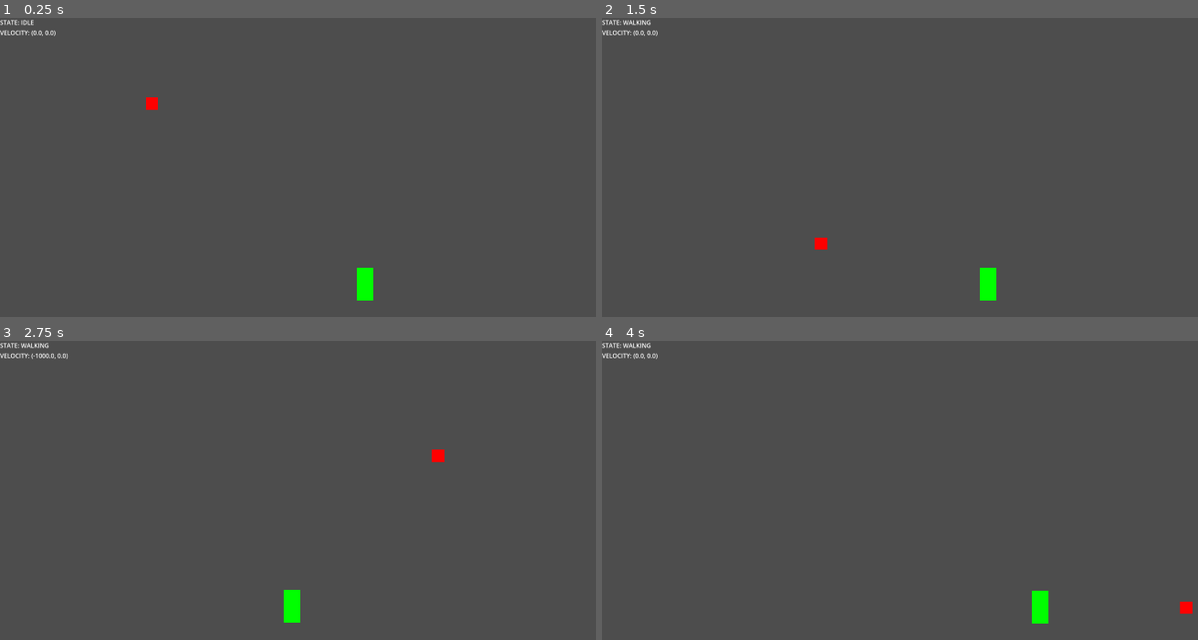
Above: before the commit, frames 1-4 (two rows, left to right).
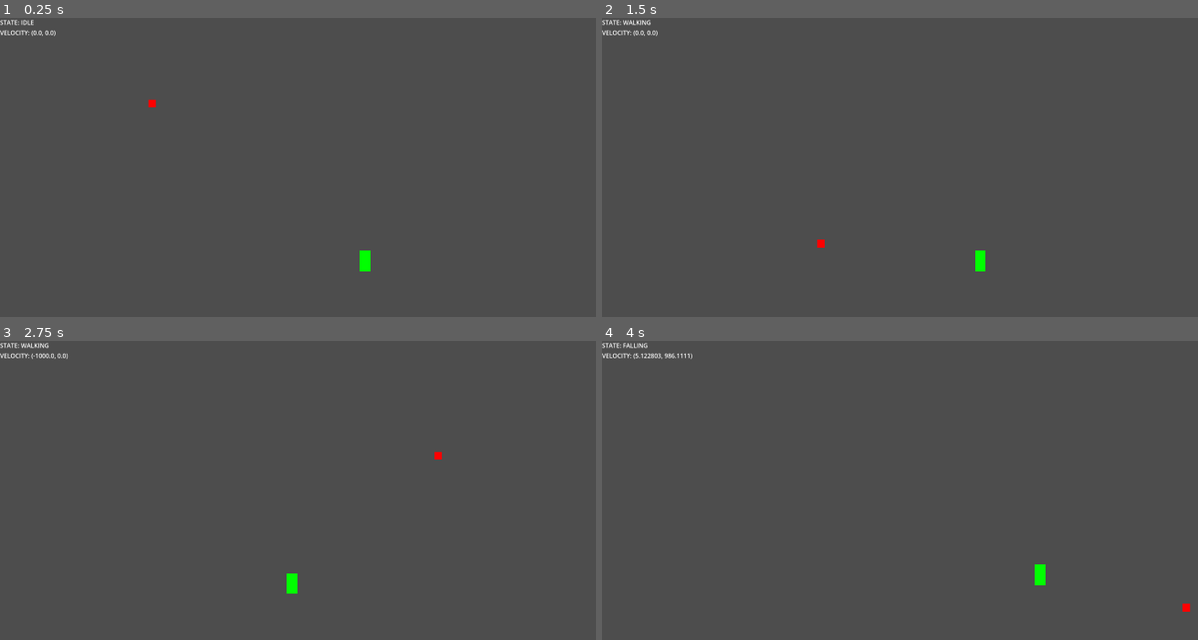
Above: after the commit, the same moments.

Repository: JeriamJito/ProjectWild
Game: Godot game, scene res://stage.tscn
Same seed, same stepped clock (60 frames per second), same inputs: the game is played once before the commit and once after it.
Inputs (mouse positions are in pixels of both pictures, inside the frame that each line leads up to):
- Up to frame 1 (0.25 s): no input
- Up to frame 2 (1.5 s): tap Enter at 0.5 s; move the mouse to (1126, 203) at 0.52 s; hold D (move_right) from 0.53 s (still down); tap Space (jump) at 0.6, 0.77, 1.07 s; move the mouse to (822, 242) at 1.27 s; click (822, 242) at 1.35 s
- Up to frame 3 (2.75 s): tap Space (jump) at 1.52, 1.55, 1.82, 2.1 s; move the mouse to (441, 454) at 2.02 s; release D (move_right) at 2.03 s; hold A (move_left) from 2.03 s (still down)
- Up to frame 4 (4 s): tap Space (jump) at 2.75, 3.02, 3.05, 3.32, 3.6, 3.77 s; move the mouse to (929, 628) at 2.77 s; release A (move_left) at 2.78 s; hold D (move_right) from 2.78 s (still down); click (929, 628) at 2.85 s; move the mouse to (1186, 607) at 3.52 s

The runs differ from the first frame. In frame 1, 0.4% of the frame differs, in the area x 24-63%, y 26-95%; in frame 2, 0.4%; in frame 3, 0.4%; in frame 4, 0.6%, in the area x 3-100%, y 0-95%.

Commit message:
(fix) initial momentum on whip attach

Diff:
--- a/components/whip.gd
+++ b/components/whip.gd
@@ -12,7 +12,7 @@
 signal set_grapple_point
 
 var grapple_point := GRAPPLE_RESET
-var current_grapple_point := -1
+var current_grapple_point := -1.0
 
 func _ready() -> void:
 	parent.change_state.connect(create_rope)
@@ -60,7 +60,7 @@
 		get_tree().root.add_child(rope)
 		rope.create_rope(test_point.global_position, parent.global_position)
 	else:
-		var existing_rope = get_tree().get_first_node_in_group("WhipLine")
+		var existing_rope : Rope = get_tree().get_first_node_in_group("WhipLine")
 		if not existing_rope:
 			return
 		parent.reparent(get_tree().root)
--- a/components/whip_attach.gd
+++ b/components/whip_attach.gd
@@ -8,7 +8,7 @@
 		color_rect.visible = attach_index > -1
 
 
-func _process(delta: float) -> void:
+func _process(_delta: float) -> void:
 	if attach_index == -1:
 		return
 	var grapple_points = get_tree().get_nodes_in_group("WhipTarget")
--- a/player/front_ray_cast.gd
+++ b/player/front_ray_cast.gd
@@ -7,5 +7,5 @@
 func _ready() -> void:
 	_lateral_tp = target_position.x
 
-func _physics_process(delta: float) -> void:
+func _physics_process(_delta: float) -> void:
 	target_position.x = _lateral_tp * parent.last_direction
--- a/player/player.gd
+++ b/player/player.gd
@@ -41,7 +41,7 @@
 		if state in [STATES.IDLE, STATES.WALKING, STATES.COYOTE]:
 			change_state.emit(STATES.JUMPING)
 		elif state in [STATES.SWINGING]:
-			change_state.emit(STATES.FALLING)
+			change_state.emit(STATES.JUMPING)
 
 	if Input.is_action_just_released("jump") and state == STATES.JUMPING:
 		velocity.y = 0.0
--- a/player/player.tscn
+++ b/player/player.tscn
@@ -49,7 +49,7 @@
 
 [node name="Camera2D" type="Camera2D" parent="."]
 offset = Vector2(0, -200)
-zoom = Vector2(0.8, 0.8)
+zoom = Vector2(0.5, 0.5)
 position_smoothing_speed = 10.0
 drag_horizontal_enabled = true
 drag_vertical_enabled = true
--- a/player/whip_line.gd
+++ b/player/whip_line.gd
@@ -7,16 +7,35 @@
 @onready var player_point: RigidBody2D = %PlayerPoint
 
 func create_rope(start: Vector2, end: Vector2) -> void:
-	var player : Actor = get_tree().get_first_node_in_group("Player")
 	global_position = start
 	player_point.global_position = end
+
+	create_pinjoint()
+
+	attach_player()
+
+	remove_last_whip()
+
+
+func create_pinjoint() -> void:
 	var pinjoint := PinJoint2D.new()
 	pinjoint.node_a = attachment_point.get_path()
 	pinjoint.node_b = player_point.get_path()
 	add_child(pinjoint)
+
+
+func attach_player() -> void:
+	var player : Actor = get_tree().get_first_node_in_group("Player")
 	player.reparent(player_point)
-	player_point.apply_impulse(Vector2(initial_force * player.last_direction, 0))
+	player.velocity = Vector2.ZERO
+	var whip_vector := attachment_point.position - player_point.position
+	var force_vector := Vector2(-whip_vector.y, whip_vector.x).normalized()
+	if player.last_direction == -1:
+		force_vector *= Vector2(-1, -1)
+	player_point.apply_impulse(force_vector * initial_force)
 
+
+func remove_last_whip() -> void:
 	if get_tree().get_node_count_in_group("WhipLine") > 1:
 		var existing_rope = get_tree().get_first_node_in_group("WhipLine")
 		existing_rope.queue_free()
--- a/player/whip_line.tscn
+++ b/player/whip_line.tscn
@@ -6,6 +6,7 @@
 
 [node name="WhipLine" type="Node2D" groups=["WhipLine"]]
 script = ExtResource("1_44o1s")
+initial_force = 1000
 
 [node name="AttachmentPoint" type="StaticBody2D" parent="."]
 unique_name_in_owner = true
